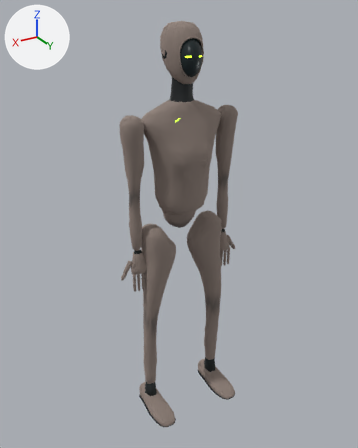
One commit to the glTF model public/models/cairn-i-lod.glb: the scene before it, then after it.
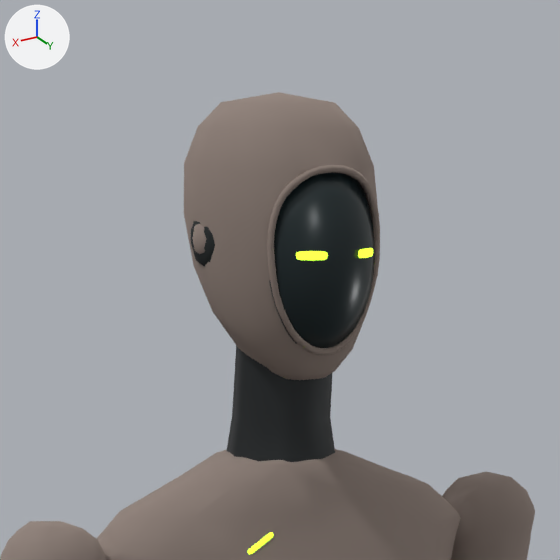
The first picture shows the older version from a 50 mm camera at (1.036, 1.704, 1.764) aimed at (0.019, 0.01, 0.917). The close-ups show the older and then the newer version on the part from 33% to 68% of the width and 0% to 28% of the height of that picture. Only the edits that show in the close-ups are written down. Every picture has the same lights, and +X, +Y and +Z are marked at upper left. Where no turn or scale is listed for an object, it has been applied to the vertices. Vertices at exactly the same position are counted once.

Objects in the first close-up: 'Suit.001', 'head_pitch_cairnCover', 'head_pitch_softGlass', 'head_yaw_softGraphite' and 3 more.
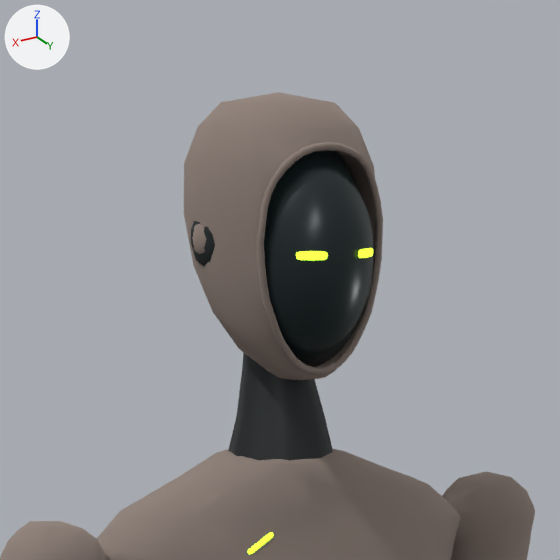
Where the change shows, as pixel boxes [x1, y1, x2, y2] in the close-ups (560 x 560 px; the box of a moved part takes in the faces that stretch with it):
'head_pitch_cairnCover', reshaped
    before: [184, 92, 380, 380]
    after: [184, 92, 383, 380]
'head_yaw_softGraphite', reshaped (7% shorter)
    before: [227, 345, 335, 462]
    after: [228, 352, 333, 461]
part 1 of me_sphere_009, rebuilt (12% wider, 23% taller)
    before: [267, 165, 380, 355]
    after: [256, 142, 383, 375]
part 2 of me_sphere_009, moved or reshaped
    before: [229, 129, 378, 374]
    after: [235, 128, 376, 374]

Diff of the bpy script that builds the scene:
```diff
--- a/public/models/cairn-i-lod.glb.py
+++ b/public/models/cairn-i-lod.glb.py
@@ me_sphere_009 @@
 # used by ob_head_pitch_cairncover; location = (-0.073, -0.006, 1.619)
-me_sphere_009.from_pydata(...)  # 556 vertices, 1099 faces; spans x -0.006..0.152, y -0.087..0.087, z -0.113..0.111
+me_sphere_009.from_pydata(...)  # 557 vertices, 1102 faces; spans x -0.006..0.152, y -0.087..0.079, z -0.113..0.111
+# me_sphere_009 part 1: the loose piece of 240 vertices spanning x 0.019..0.127, y 0.07..0.087, z -0.09..0.059 is rebuilt with 240 vertices and now spans x 0.013..0.133, y 0.063..0.079, z -0.106..0.076
+# me_sphere_009 part 2: 14 vertices moved from x 0.025..0.122, y 0.017..0.079, z -0.086..0.045 to x 0.018..0.128, y 0.017..0.069, z -0.102..0.057; 89 vertices removed from x 0.02..0.127, y 0.017..0.083, z -0.088..0.056; 90 vertices added at x 0.017..0.13, y 0.017..0.075, z -0.103..0.072
 me_sphere_009.materials.append(mat_cairncover)
@@ me_neck_001 @@
 # used by ob_head_yaw_softgraphite; location = (0.0, 0.0, 1.451)
-me_neck_001.from_pydata(...)  # 72 vertices, 140 faces; spans x -0.063..0.063, y -0.057..0.051, z -0.077..0.106
+me_neck_001.from_pydata(...)  # 72 vertices, 140 faces; spans x -0.063..0.063, y -0.057..0.051, z -0.077..0.087
+# me_neck_001 part 3: 41 of 72 vertices moved; they spanned x -0.041..0.041, y -0.04..0.044, z 0.019..0.106 and now span x -0.037..0.037, y -0.037..0.033, z 0.019..0.087; mean shift (0.0, -0.01, -0.012); largest move (0.013, 0.041, 0.096) -> (0.009, 0.014, 0.077)
 me_neck_001.materials.append(mat_softgraphite)
```
